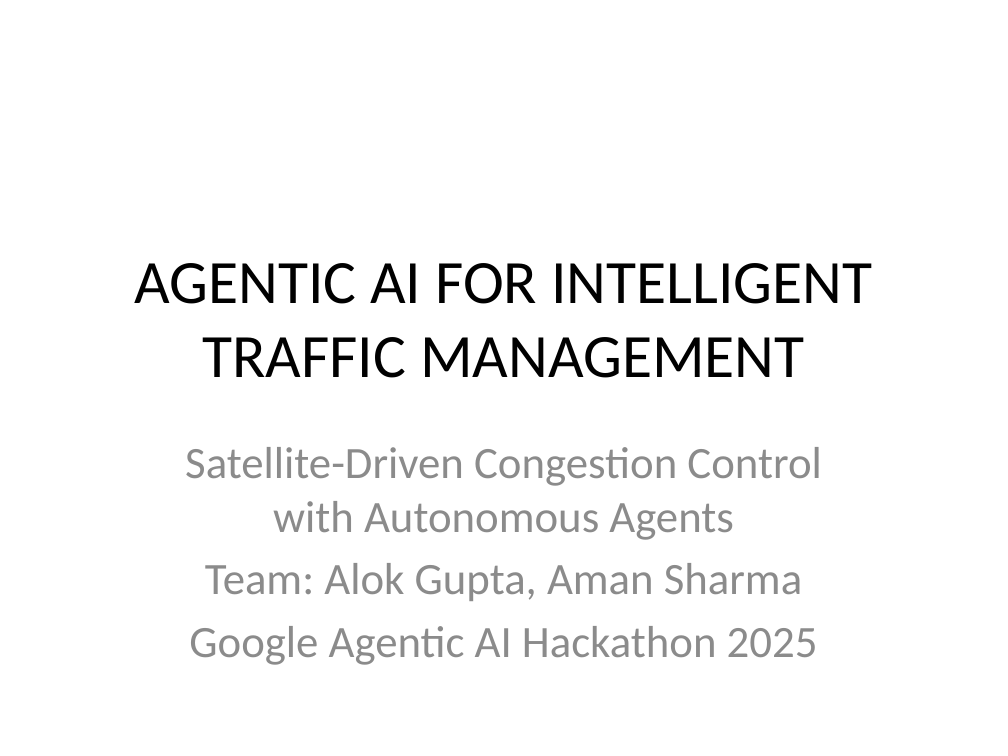
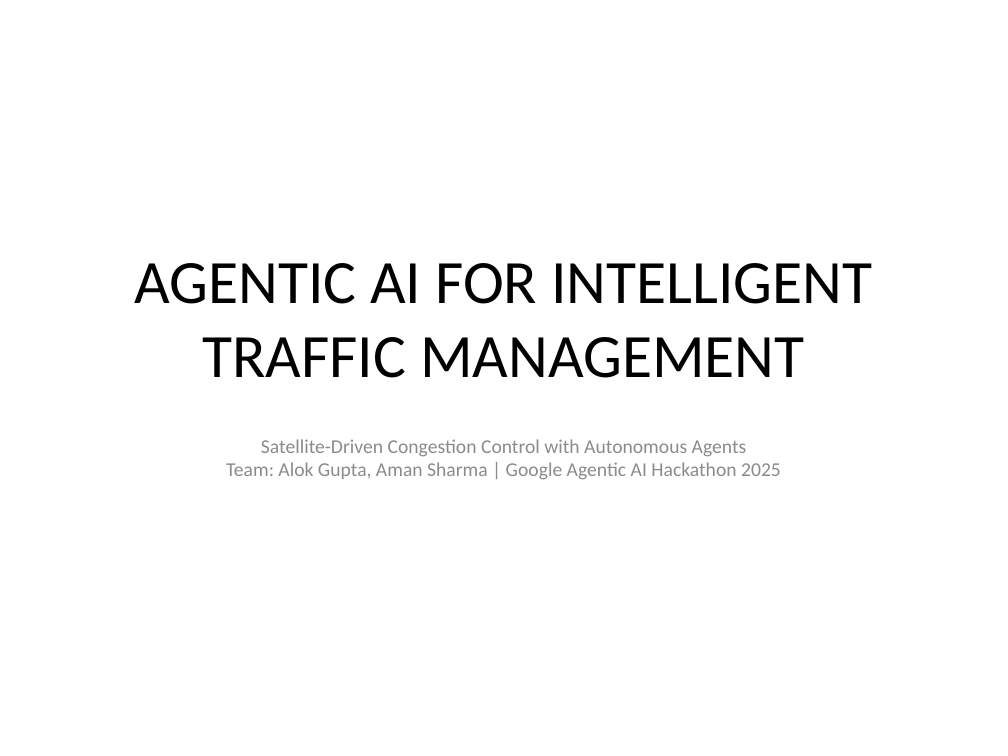
Before and after one commit to 23Amansharma/agentic-ai-ppt-generator, a slide deck: slide 1 of Agentic_AI_Traffic_Management_Hackathon_2025.pptx. Drawn at 1008x756 pixels with LibreOffice and Linux fonts; fonts in the diff are those of the drawing. Boxes give left, top, right and bottom in pixels: in the first picture for what was removed or moved away, otherwise in the second. Text is boxed around its words. In the diff, an @@ line names an element or a change of style, - is before the commit and + after.

```diff
--- a/Agentic_AI_Traffic_Management_Hackathon_2025.pptx
+++ b/Agentic_AI_Traffic_Management_Hackathon_2025.pptx
@@ subtitle at bbox=[226, 439, 781, 480]: text changed; size 32 to 14 pt @@
-Satellite-Driven Congestion Control with Autonomous Agents
-Team: Alok Gupta, Aman Sharma
-Google Agentic AI Hackathon 2025
+Satellite-Driven Congestion Control with Autonomous Agents
+Team: Alok Gupta, Aman Sharma | Google Agentic AI Hackathon 2025
```
Also in this commit, not shown: 1 other slide changed, 7 slides added, 2 other files.
